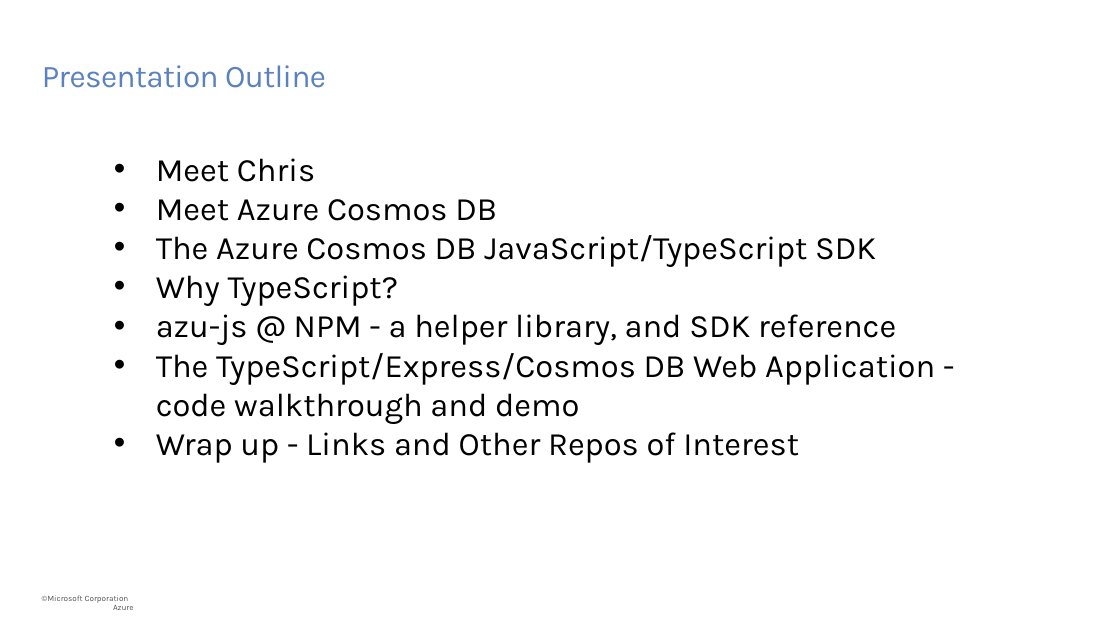
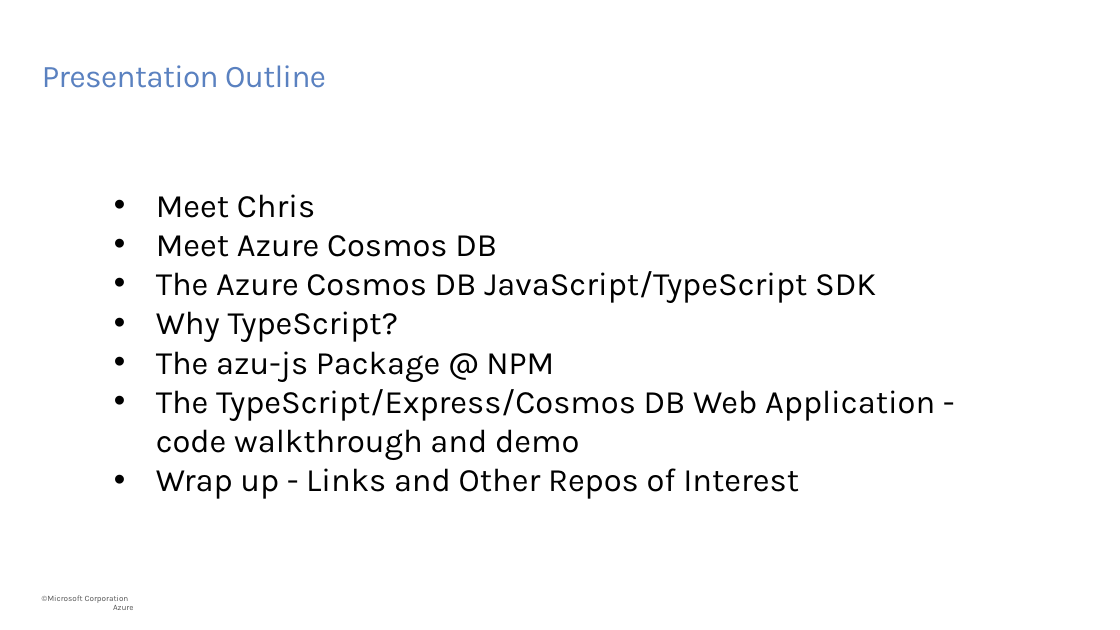
Before and after one commit to cjoakim/azure-cosmos-db-ts-web, a slide deck: slide 2 of docs/Presentation-20231220.pptx. Drawn at 1120x630 pixels with LibreOffice and Linux fonts; fonts in the diff are those of the drawing; background and template pictures are left out. Boxes give left, top, right and bottom in pixels: in the first picture for what was removed or moved away, otherwise in the second. Text is boxed around its words. In the diff, an @@ line names an element or a change of style, - is before the commit and + after.

Commit message:
presentation ppt - wip

```diff
--- a/docs/Presentation-20231220.pptx
+++ b/docs/Presentation-20231220.pptx
@@ text "Meet Chris": place and size @@
-text "Meet Chris" at bbox=[156, 158, 935, 463]
+text "Meet Chris" at bbox=[156, 194, 935, 499]
@@ text at bbox=[156, 351, 554, 382]: text changed @@
-• azu-js @ NPM - a helper library, and SDK reference
+• The azu-js Package @ NPM
```
Also in this commit, not shown: 1 other slide changed, 7 slides added, 1 other file.
